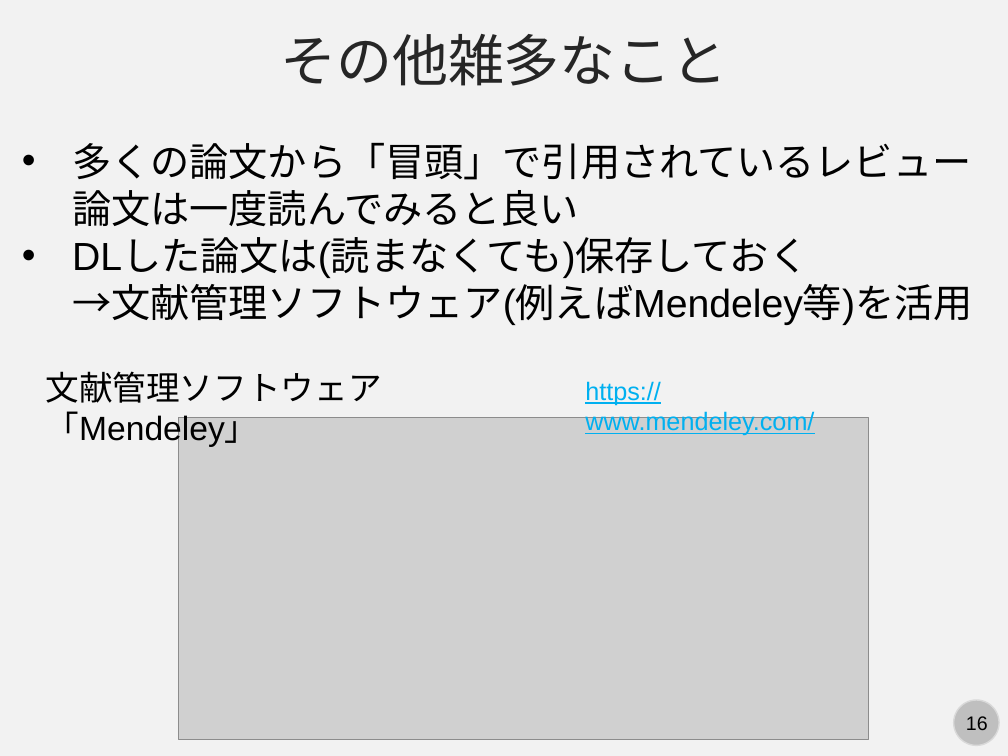
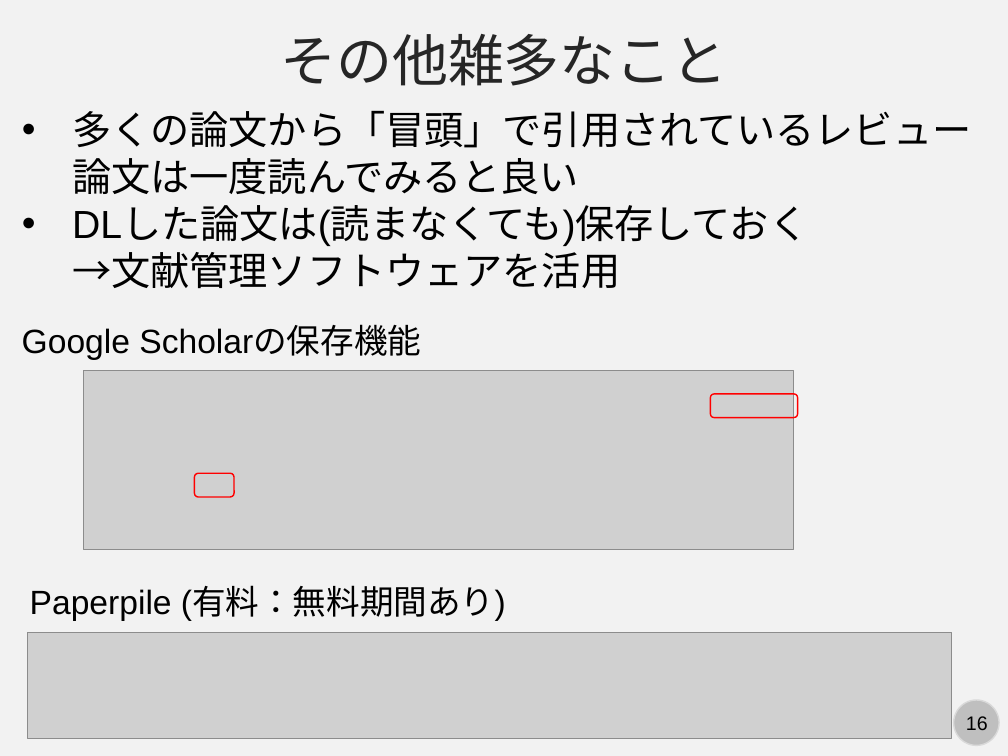
Before and after one commit to kaityo256/lab_startup, a slide deck: slide 16 of howtoreview/howtosurvey.pptx. Drawn at 1008x756 pixels with LibreOffice and Linux fonts; fonts in the diff are those of the drawing; grey boxes stand for pictures. Boxes give left, top, right and bottom in pixels: in the first picture for what was removed or moved away, otherwise in the second. Text is boxed around its words. In the diff, an @@ line names an element or a change of style, - is before the commit and + after.

```diff
--- a/howtoreview/howtosurvey.pptx
+++ b/howtoreview/howtosurvey.pptx
@@ text "多くの論文から「冒頭」で引用されているレビュー論文は一度読んでみると良い": place and size @@
-text "多くの論文から「冒頭」で引用されているレビュー論文は一度読んでみると良い" at box(72, 142, 972, 325)
+text "多くの論文から「冒頭」で引用されているレビュー論文は一度読んでみると良い" at box(72, 110, 971, 289)
@@ text at box(72, 207, 808, 289): text changed @@
-• DLした論文は(読まなくても)保存しておく
-  →文献管理ソフトウェア(例えばMendeley等)を活用
+• DLした論文は(読まなくても)保存しておく
+  →文献管理ソフトウェアを活用
@@ text added at box(22, 326, 421, 360), 24 pt, text #000000 @@
+Google Scholarの保存機能
@@ text removed at box(46, 371, 382, 450) @@
-文献管理ソフトウェア「Mendeley」
@@ picture added at box(84, 370, 794, 549) @@
@@ text removed at box(585, 381, 814, 436) @@
-https://www.mendeley.com/
@@ picture removed at box(178, 417, 869, 739) @@
@@ rounded rectangle added at box(711, 394, 798, 418), outline #FF0000 1 pt @@
@@ rounded rectangle added at box(195, 473, 234, 497), outline #FF0000 1 pt @@
@@ text added at box(30, 588, 506, 621), 24 pt, text #000000 @@
+Paperpile (有料：無料期間あり)
@@ picture added at box(28, 632, 953, 738) @@
```
Also in this commit, not shown: 3 other slides changed, 1 other file.
